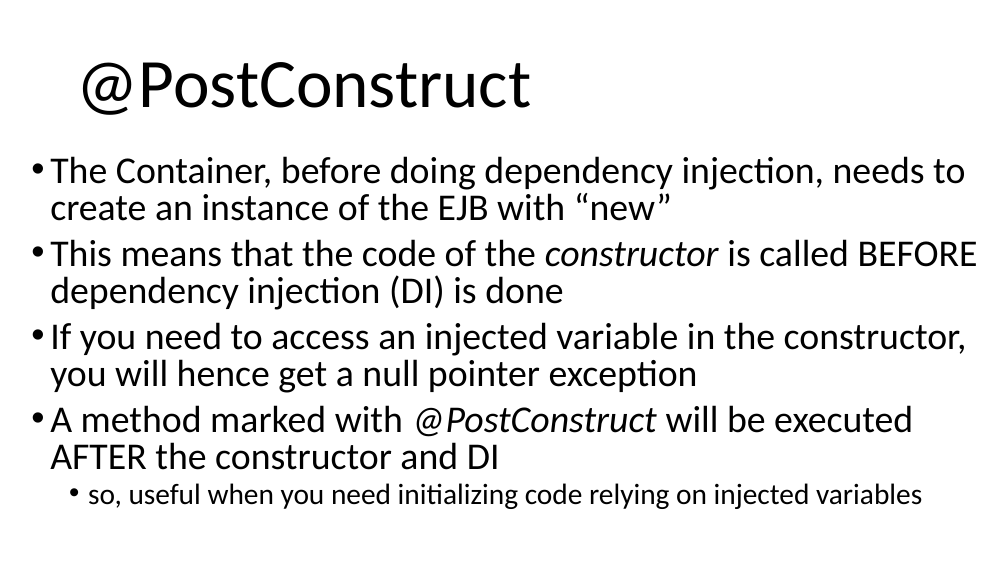
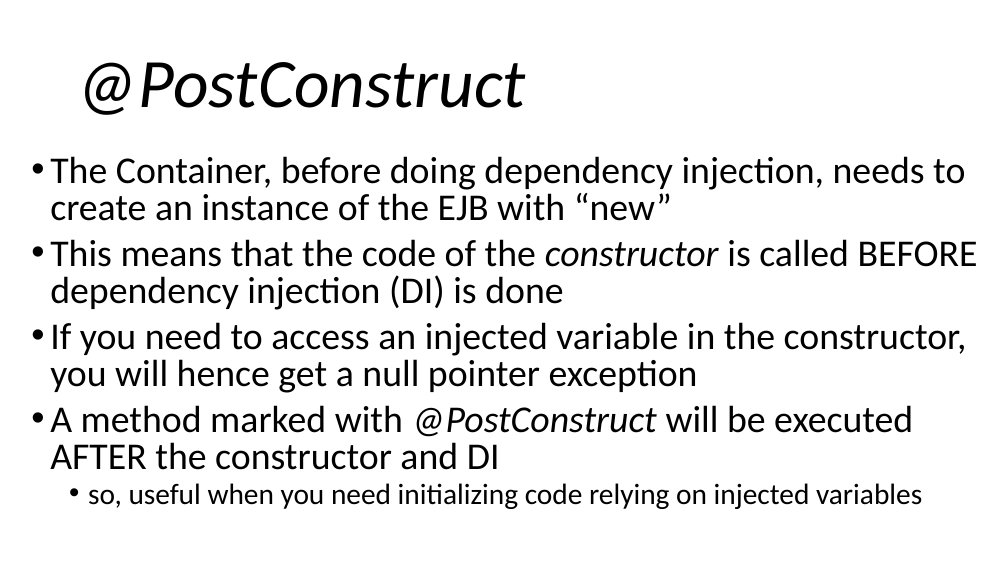
Before and after one commit to arcuri82/testing_security_development_enterprise_systems, a slide deck: slide 8 of doc/intro/slides/lesson_05_ejb.pptx. Drawn at 1008x567 pixels with LibreOffice and Linux fonts; fonts in the diff are those of the drawing. Boxes give left, top, right and bottom in pixels: in the first picture for what was removed or moved away, otherwise in the second. Text is boxed around its words. In the diff, an @@ line names an element or a change of style, - is before the commit and + after.

```diff
--- a/doc/intro/slides/lesson_05_ejb.pptx
+++ b/doc/intro/slides/lesson_05_ejb.pptx
@@ title "@PostConstruct" at (77,62,526,115): italic on @@
```
Also in this commit, not shown: 5 other slides changed, 1 slide added, 1 other file.
